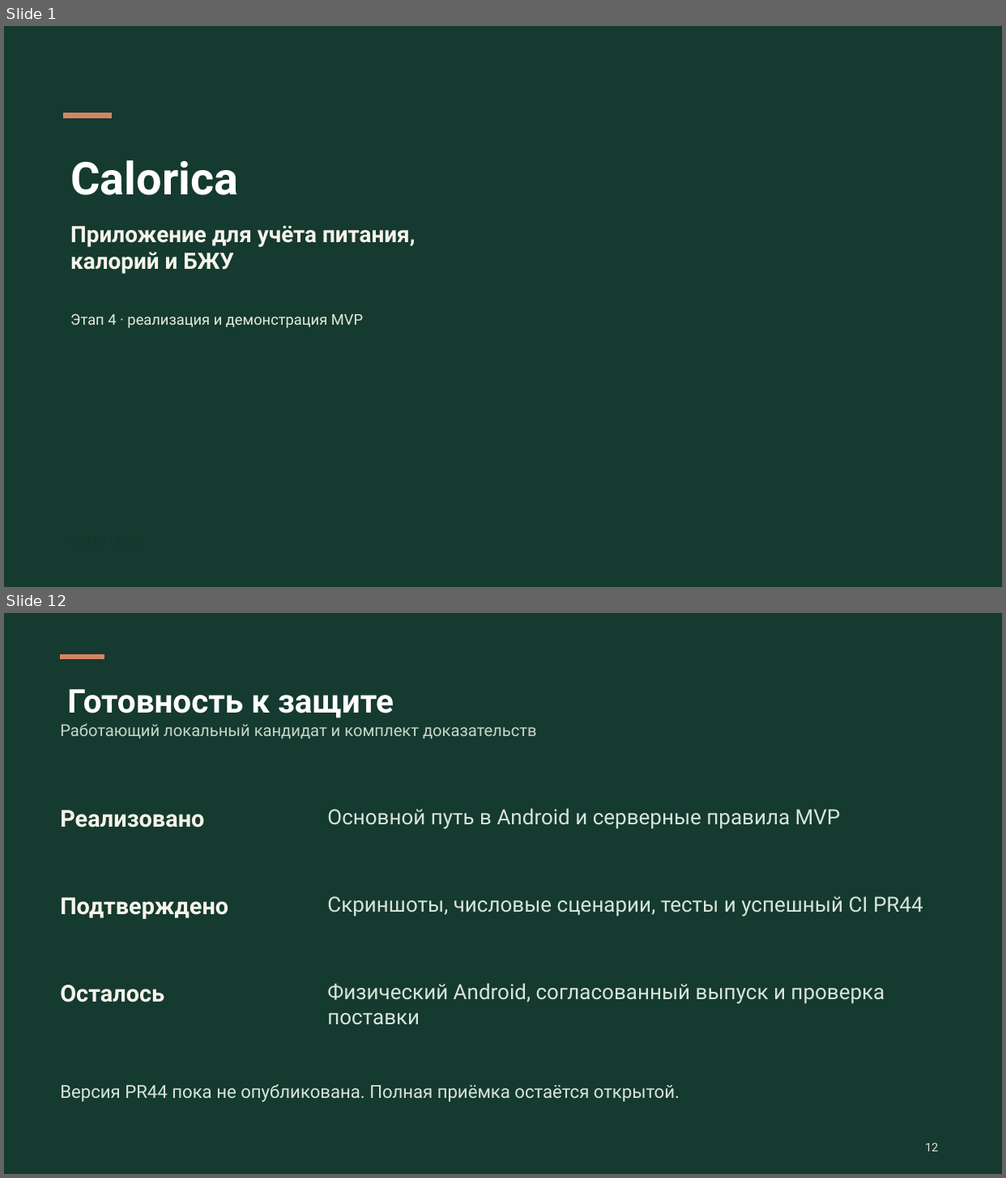
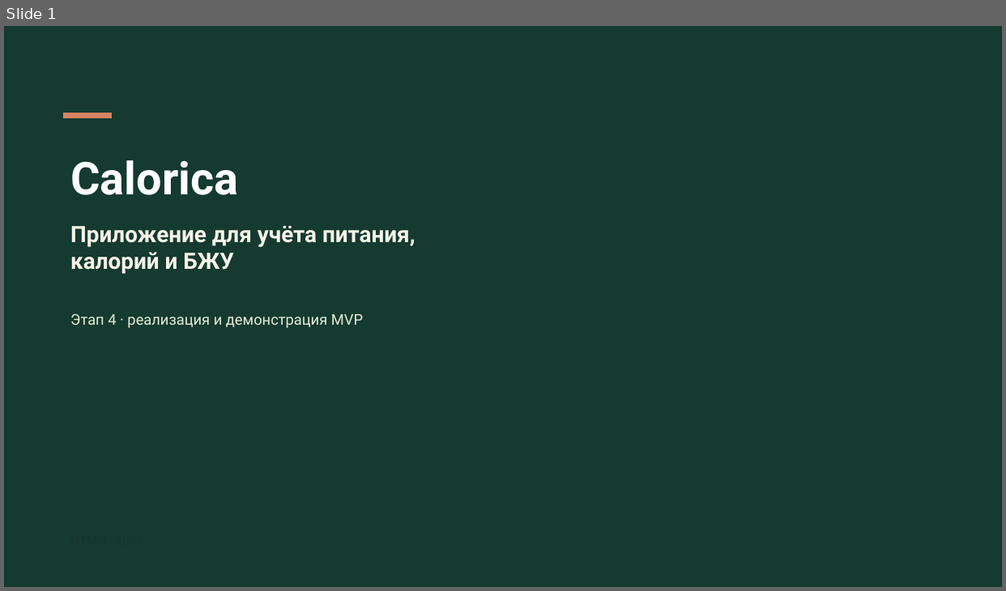
Before and after one commit to rurkk/Calorica, a slide deck: docs/semester-mvp/stage-4/Calorica-stage-4.pptx. Shown one above the other, each under a label of ours: slides 1 and 12 before the commit, slide 1 after it; the slides between them are not shown. The pictures are 1006x1178 and 1006x591 pixels, drawn with LibreOffice and Linux fonts; fonts in the diff are those of the drawing; background and template pictures are left out. Boxes give left, top, right and bottom in pixels: in the first picture for what was removed or moved away, otherwise in the second. Text is boxed around its words. In the diff, an @@ line names an element or a change of style, - is before the commit and + after.

```diff
--- a/docs/semester-mvp/stage-4/Calorica-stage-4.pptx
+++ b/docs/semester-mvp/stage-4/Calorica-stage-4.pptx
@@ slide 12 removed at [4, 613, 1002, 1174], background #153A30 @@
@@ rectangle removed at [60, 655, 104, 658] @@
@@ text removed at [67, 689, 394, 718] @@
-Готовность к защите
@@ text removed at [60, 723, 537, 739] @@
-Работающий локальный кандидат и комплект доказательств
@@ text removed at [60, 810, 204, 828] @@
-Реализовано
@@ text removed at [327, 808, 841, 829] @@
-Основной путь в Android и серверные правила MVP
@@ text removed at [60, 897, 228, 919] @@
-Подтверждено
@@ text removed at [327, 897, 923, 917] @@
-Скриншоты, числовые сценарии, тесты и успешный CI PR44
@@ text removed at [60, 985, 164, 1003] @@
-Осталось
@@ text removed at [327, 983, 884, 1025] @@
-Физический Android, согласованный выпуск и проверка поставки
@@ text removed at [60, 1084, 680, 1102] @@
-Версия PR44 пока не опубликована. Полная приёмка остаётся открытой.
@@ text removed at [925, 1143, 938, 1152] @@
-12
```
Also in this commit, not shown: 10 slides changed, 2 slides added, 6 other files.
